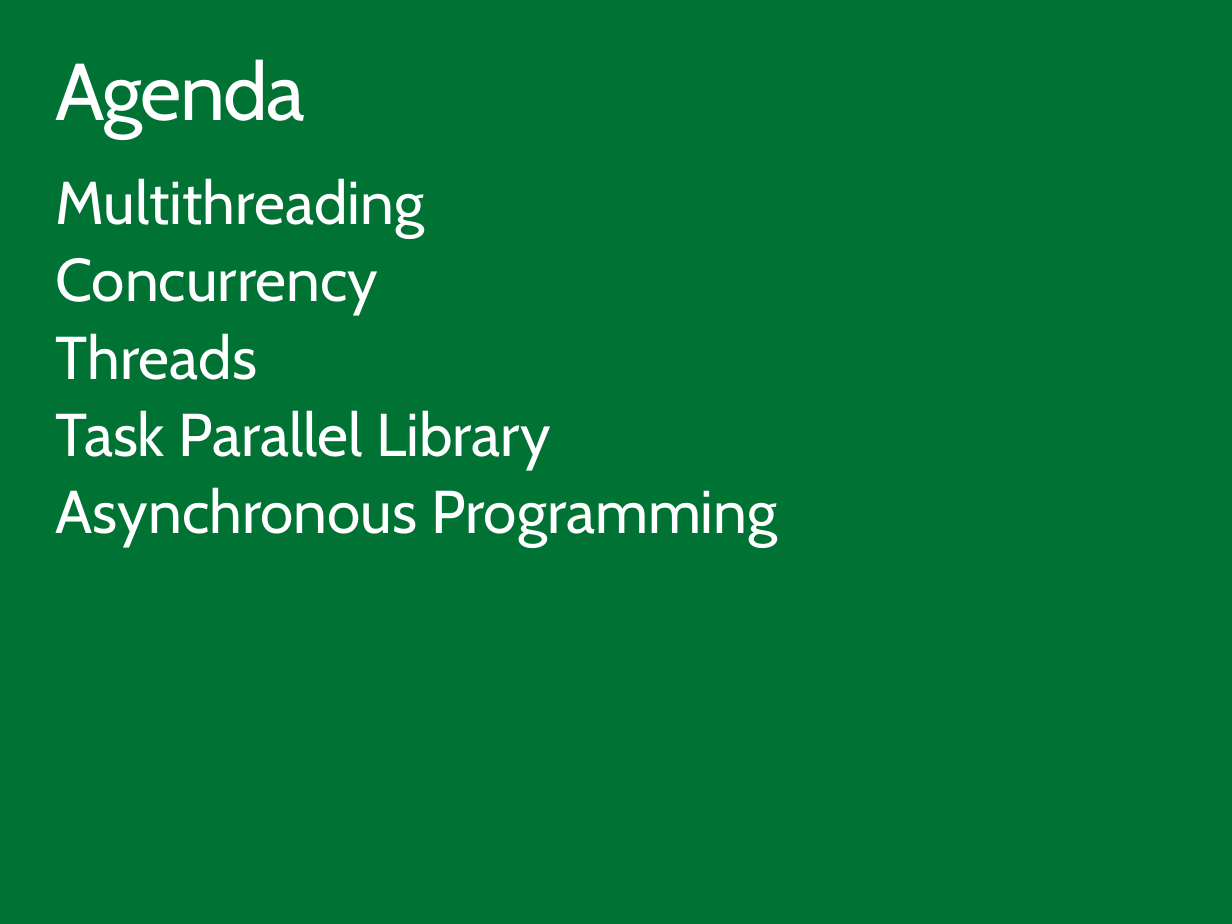
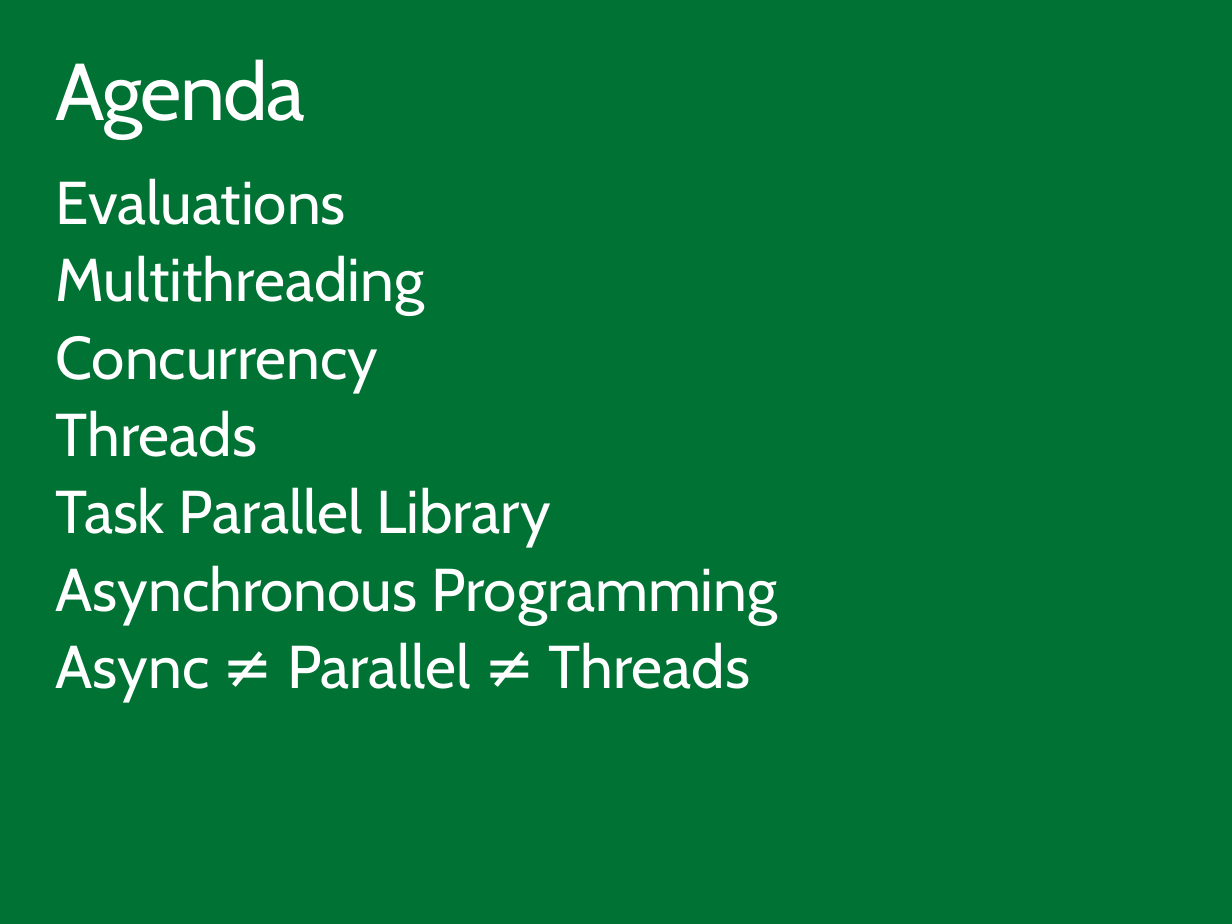
Before and after one commit to ondfisk/BDSA2018, a slide deck: slide 2 of Slides/Lecture06 - Asynchronous and Parallel Programming in CSharp.pptx. Drawn at 1232x924 pixels with LibreOffice and Linux fonts; fonts in the diff are those of the drawing. Boxes give left, top, right and bottom in pixels: in the first picture for what was removed or moved away, otherwise in the second. Text is boxed around its words. In the diff, an @@ line names an element or a change of style, - is before the commit and + after.

Commit message:
Final slides

```diff
--- a/Slides/Lecture06 - Asynchronous and Parallel Programming in CSharp.pptx
+++ b/Slides/Lecture06 - Asynchronous and Parallel Programming in CSharp.pptx
@@ text at [56,178,346,225]: paragraph added @@
+Evaluations
@@ text at [56,642,751,701]: paragraph added @@
+Async ≠ Parallel ≠ Threads
```
Also in this commit, not shown: 2 slides added.
